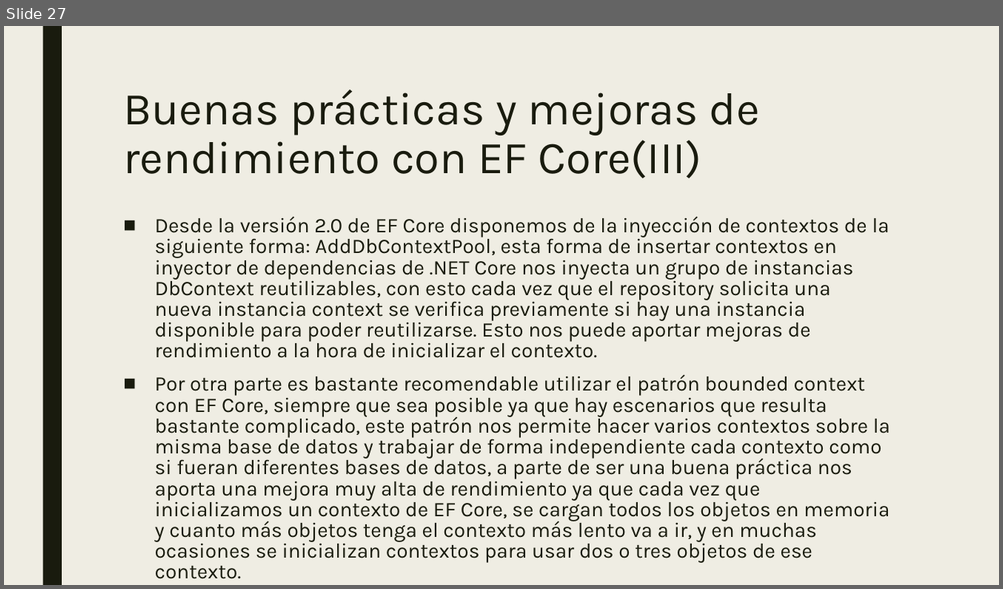
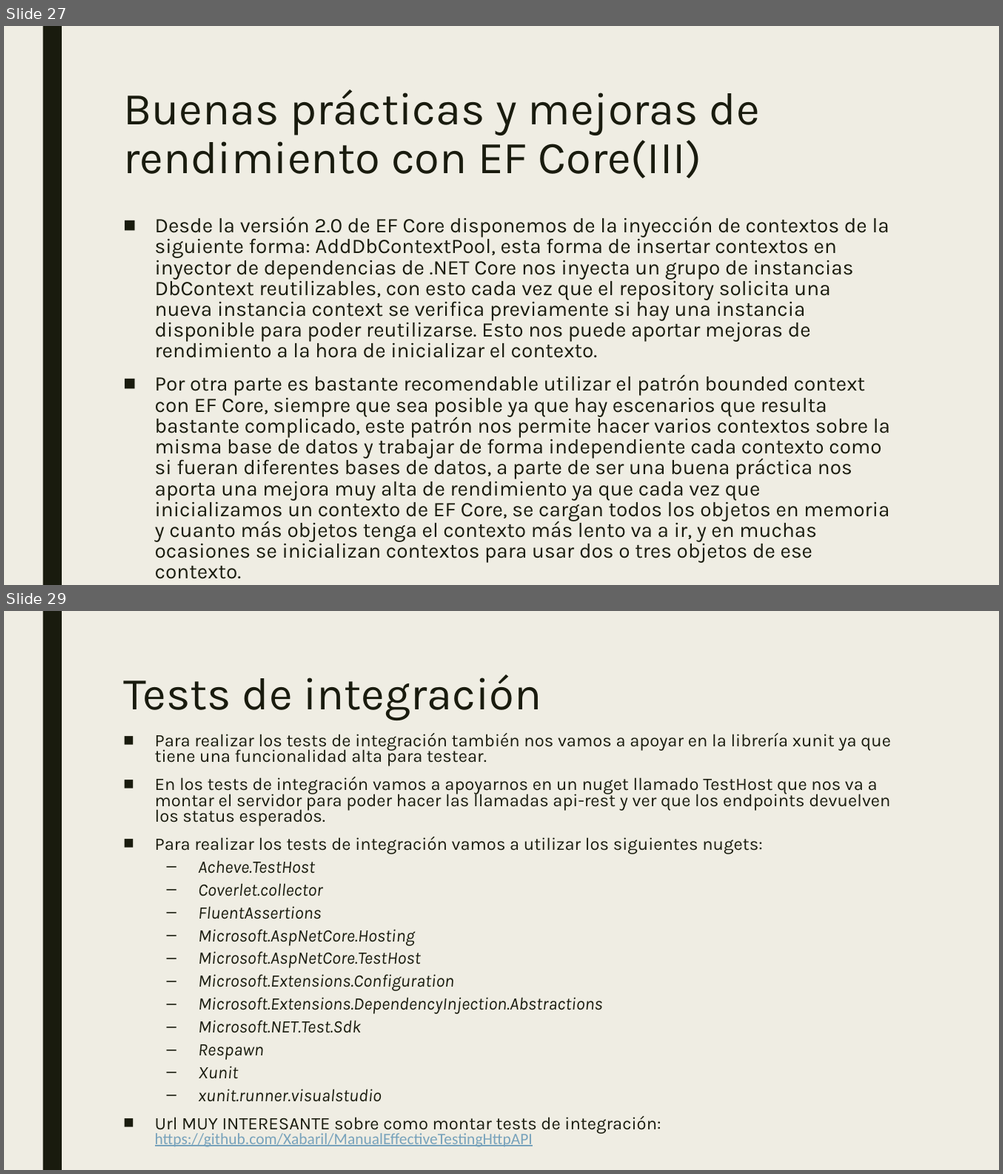
Before and after one commit to dadjh85/Demo5-Curso-.NetCore3.1, a slide deck: doc/Demo5- Curso .NET Core.pptx. Shown one above the other, each under a label of ours: slide 27 before the commit, slides 27 and 29 after it; the slides between them are not shown. The pictures are 1003x589 and 1003x1174 pixels, drawn with LibreOffice and Linux fonts; fonts in the diff are those of the drawing. Boxes give left, top, right and bottom in pixels: in the first picture for what was removed or moved away, otherwise in the second. Text is boxed around its words. In the diff, an @@ line names an element or a change of style, - is before the commit and + after.

Commit message:
* Added unit tests

```diff
--- a/doc/Demo5- Curso .NET Core.pptx
+++ b/doc/Demo5- Curso .NET Core.pptx
@@ slide 29 added at (4, 611, 999, 1170), background #EFEDE3; not listed: 1 template element that a slide beside it also shows @@
@@ title added at (123, 675, 541, 721), 44 pt, text #191B0E @@
+Tests de integración
@@ text added at (155, 733, 891, 1147), 17 pt, text #191B0E @@
+■ Para realizar los tests de integración también nos vamos a apoyar en la librería xunit ya que tiene una funcionalidad alta para testear.
+■ En los tests de integración vamos a apoyarnos en un nuget llamado TestHost que nos va a montar el servidor para poder hacer las llamadas api-rest y ver que los endpoints devuelven los status esperados.
+■ Para realizar los tests de integración vamos a utilizar los siguientes nugets:
+  – Acheve.TestHost
+  – Coverlet.collector
+  – FluentAssertions
+  – Microsoft.AspNetCore.Hosting
+  – Microsoft.AspNetCore.TestHost
+  – Microsoft.Extensions.Configuration
+  – Microsoft.Extensions.DependencyInjection.Abstractions
+  – Microsoft.NET.Test.Sdk
+  – Respawn
+  – Xunit
+  – xunit.runner.visualstudio
+■ Url MUY INTERESANTE sobre como montar tests de integración: https://github.com/Xabaril/ManualEffectiveTestingHttpAPI
```
Also in this commit, not shown: 1 slide changed, 1 other slide added, 11 other files.
